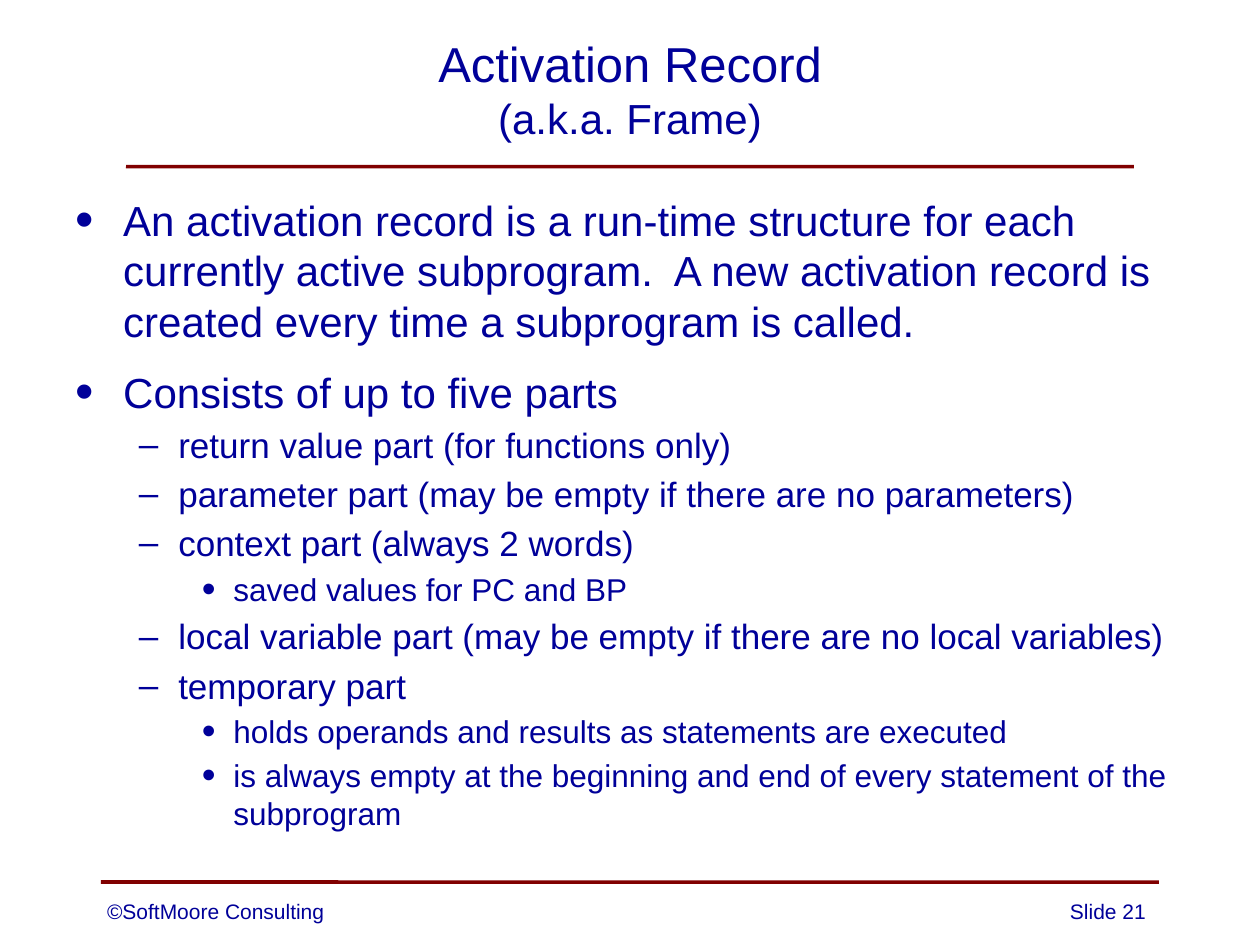
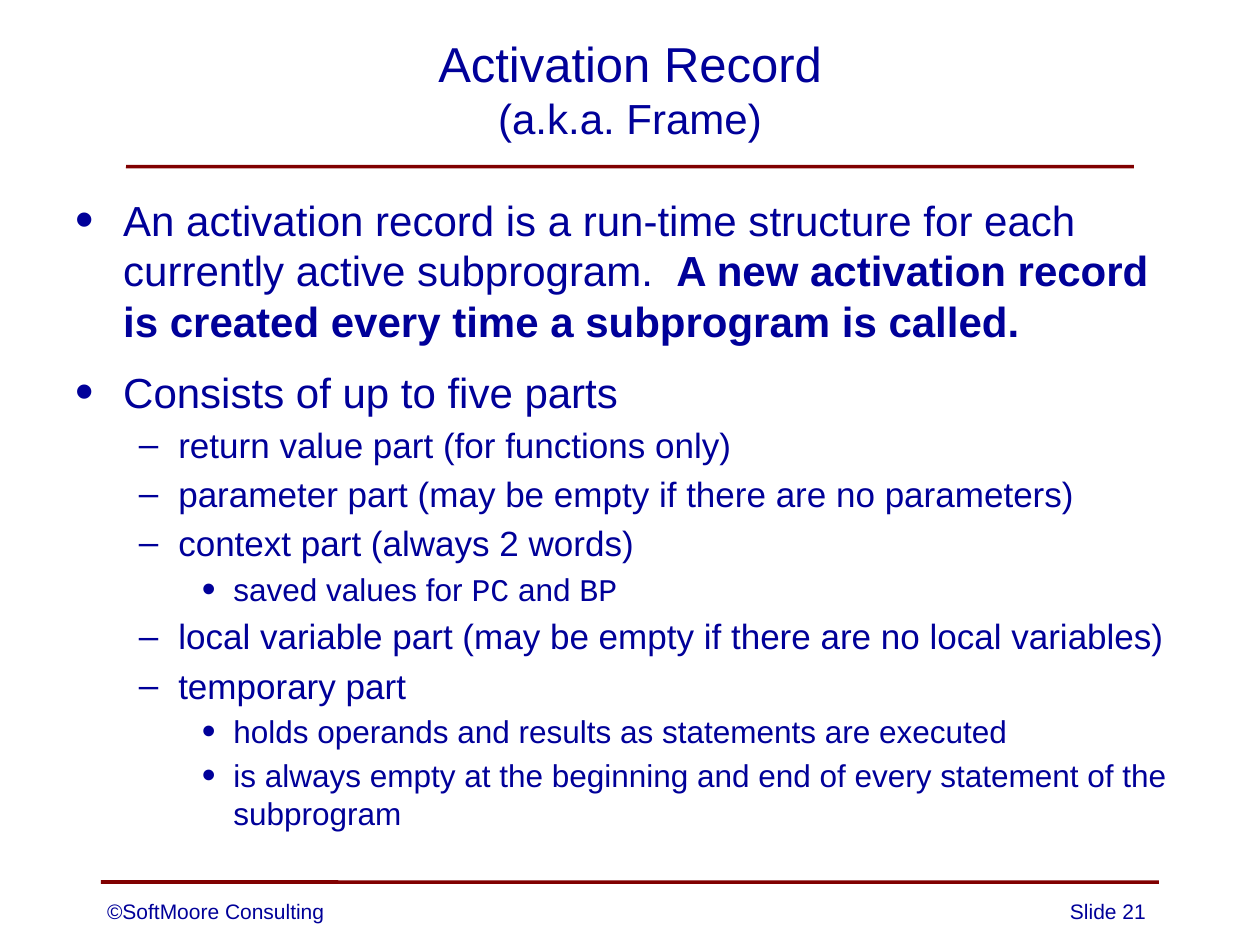
Before and after one commit to SoftMoore/CPRL-Kt-2nd, a slide deck: slide 21 of PowerPoints/13 - Subprograms.pptx. Drawn at 1260x945 pixels with LibreOffice and Linux fonts; fonts in the diff are those of the drawing. Boxes give left, top, right and bottom in pixels: in the first picture for what was removed or moved away, otherwise in the second. Text is boxed around its words. In the diff, an @@ line names an element or a change of style, - is before the commit and + after.

```diff
--- a/PowerPoints/13 - Subprograms.pptx
+++ b/PowerPoints/13 - Subprograms.pptx
@@ text at [123,205,1149,602]: bold on in "A new activation record is created every ..."; font Arial to Courier New in "PC BP" @@
```
Also in this commit, not shown: 2 other slides changed, 4 other files.
